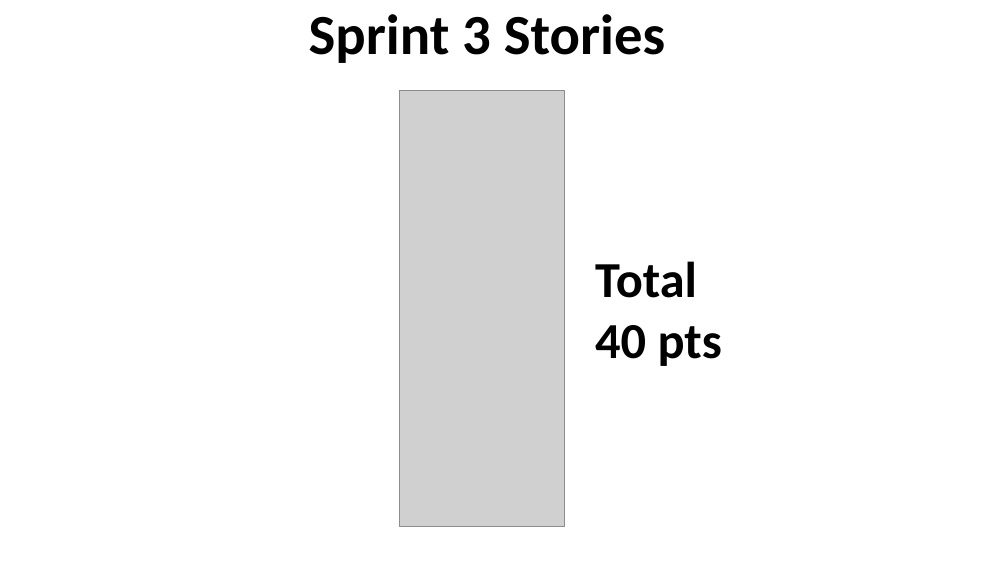
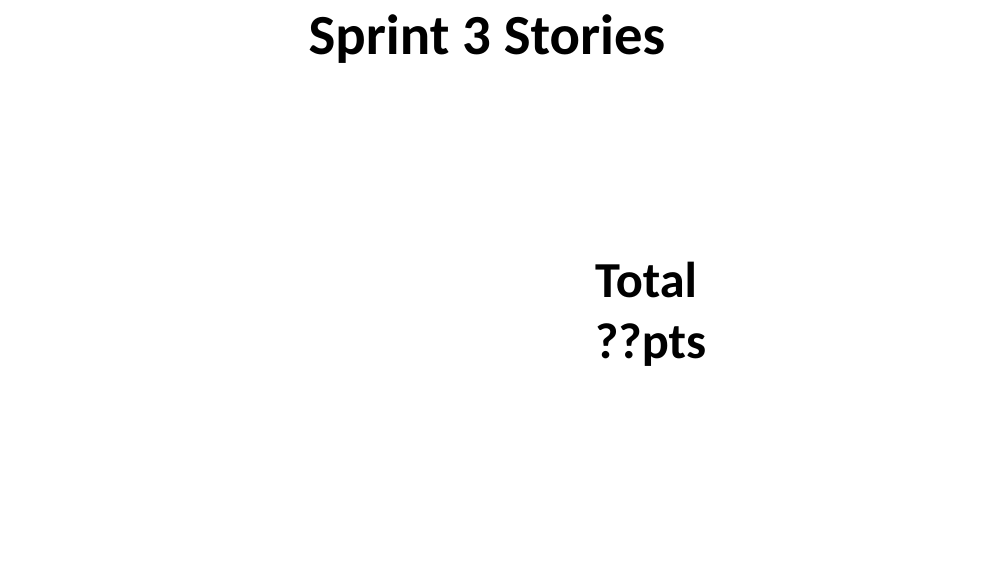
Before and after one commit to FIU-SCIS-Senior-Projects/Collaborative-Platform, a slide deck: slide 11 of Documents/Our Docs/Slides/Sprint3PresentationAdrian.pptx. Drawn at 1008x567 pixels with LibreOffice and Linux fonts; fonts in the diff are those of the drawing; grey boxes stand for pictures. Boxes give left, top, right and bottom in pixels: in the first picture for what was removed or moved away, otherwise in the second. Text is boxed around its words. In the diff, an @@ line names an element or a change of style, - is before the commit and + after.

```diff
--- a/Documents/Our Docs/Slides/Sprint3PresentationAdrian.pptx
+++ b/Documents/Our Docs/Slides/Sprint3PresentationAdrian.pptx
@@ picture removed at box(399, 91, 564, 527) @@
@@ text at box(595, 261, 706, 366): text changed @@
-Total 40 pts
+Total ??pts
```
Also in this commit, not shown: 2 other slides changed, 1 other file.
